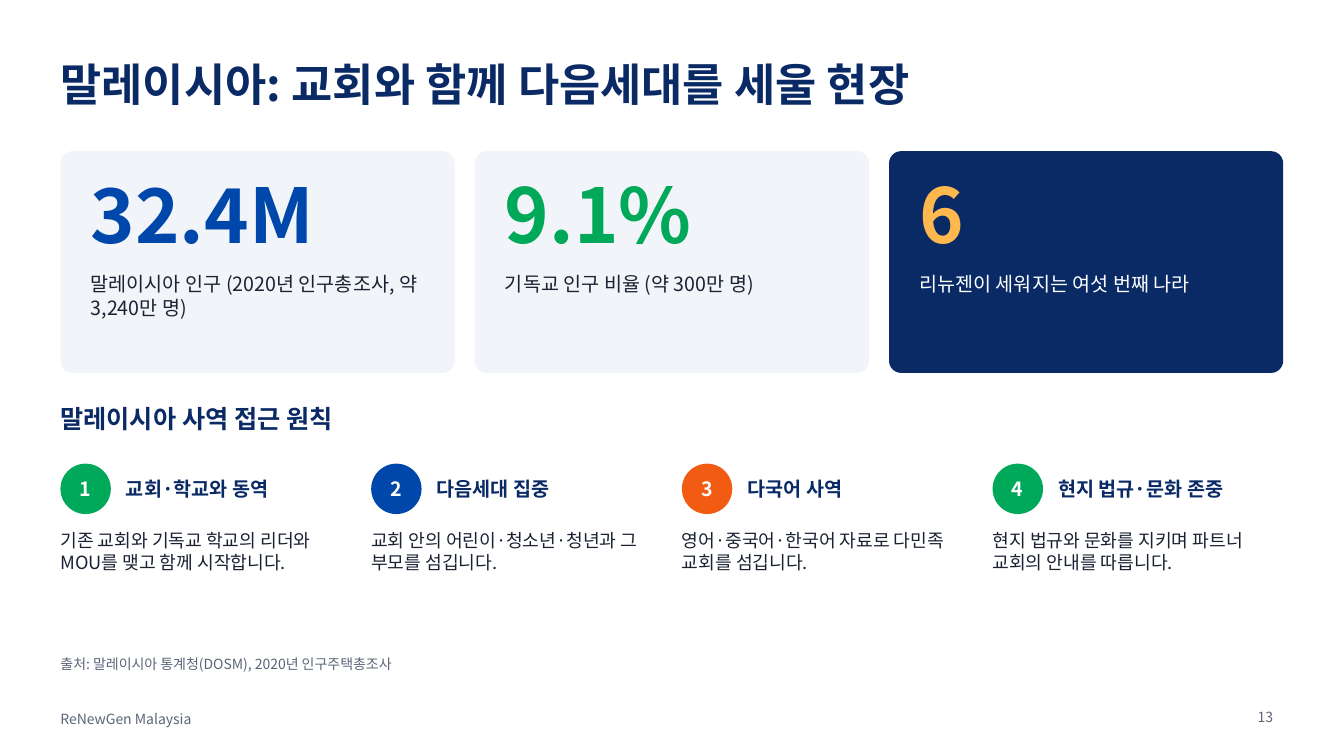
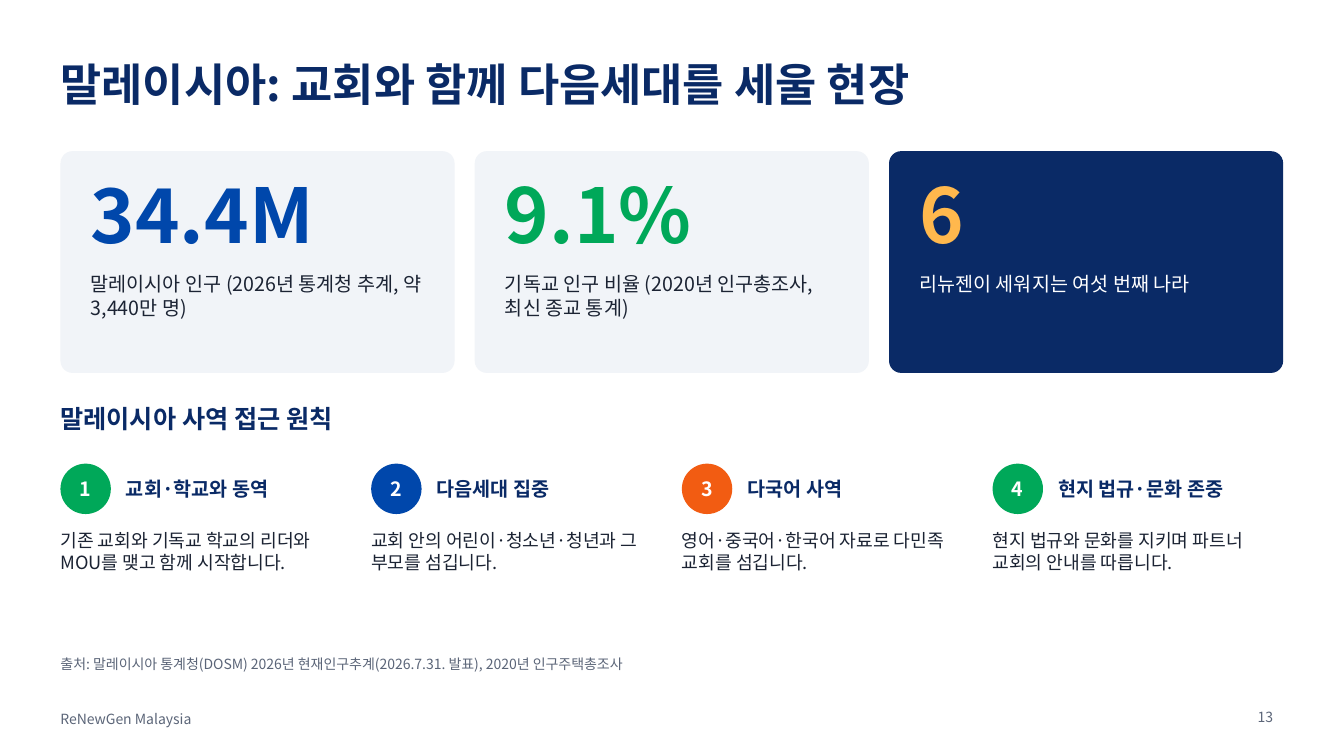
Before and after one commit to ChampionJohan/Johan, a slide deck: slide 13 of renewgen-malaysia/ReNewGen_Malaysia_KO.pptx. Drawn at 1344x756 pixels with LibreOffice and Linux fonts; fonts in the diff are those of the drawing. Boxes give left, top, right and bottom in pixels: in the first picture for what was removed or moved away, otherwise in the second. Text is boxed around its words. In the diff, an @@ line names an element or a change of style, - is before the commit and + after.

```diff
--- a/renewgen-malaysia/ReNewGen_Malaysia_KO.pptx
+++ b/renewgen-malaysia/ReNewGen_Malaysia_KO.pptx
@@ text at box(91, 187, 314, 244): text changed @@
-32.4M
+34.4M
@@ text at box(91, 274, 422, 319): text changed @@
-말레이시아 인구 (2020년 인구총조사, 약 3,240만 명)
+말레이시아 인구 (2026년 통계청 추계, 약 3,440만 명)
@@ text at box(505, 274, 814, 319): text changed @@
-기독교 인구 비율 (약 300만 명)
+기독교 인구 비율 (2020년 인구총조사, 최신 종교 통계)
@@ text at box(60, 657, 623, 672): text changed @@
-출처: 말레이시아 통계청(DOSM), 2020년 인구주택총조사
+출처: 말레이시아 통계청(DOSM) 2026년 현재인구추계(2026.7.31. 발표), 2020년 인구주택총조사
```
Also in this commit, not shown: 4 other slides changed, 9 other files.
